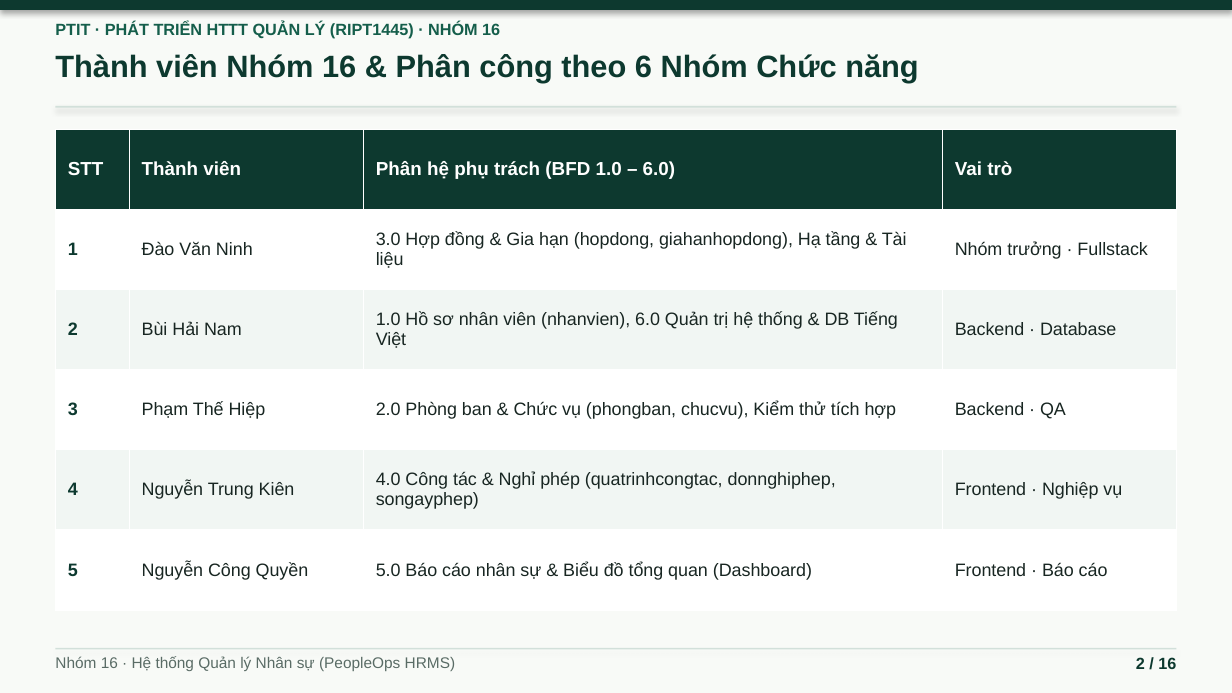
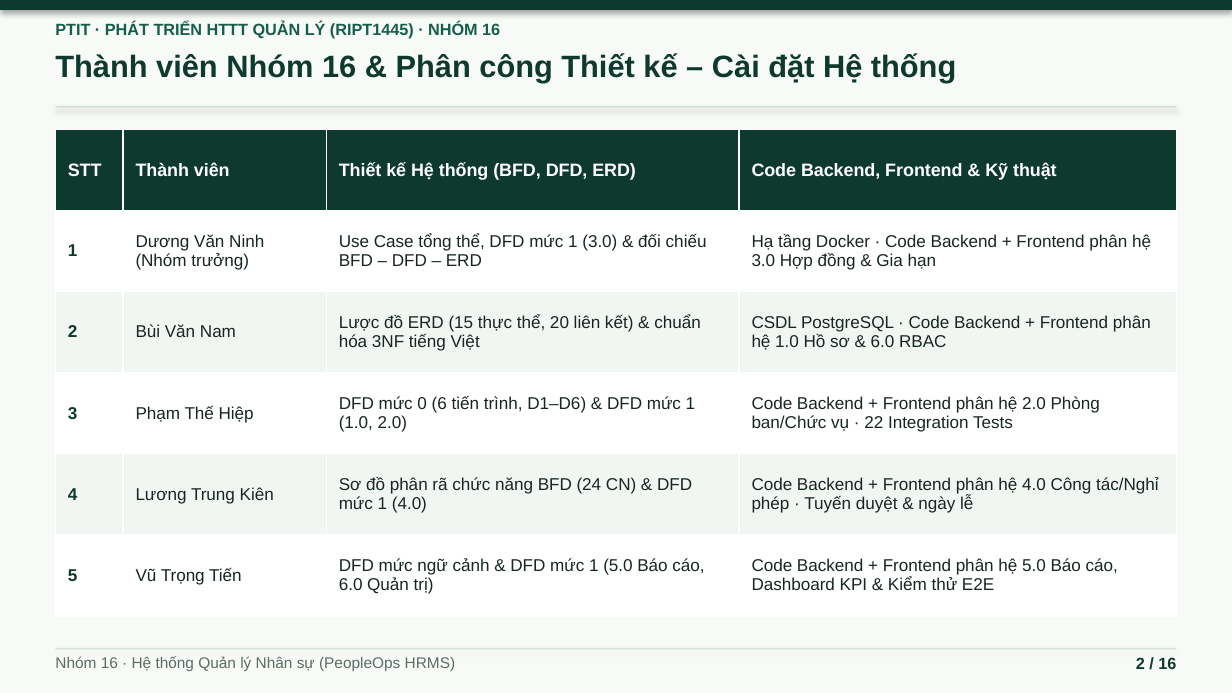
Before and after one commit to ninhduo263/human-resource-management-system, a slide deck: slide 2 of bao-cao/BAO_CAO_HTTTQL_Nhom16.pptx. Drawn at 1232x693 pixels with LibreOffice and Linux fonts; fonts in the diff are those of the drawing. Boxes give left, top, right and bottom in pixels: in the first picture for what was removed or moved away, otherwise in the second. Text is boxed around its words. In the diff, an @@ line names an element or a change of style, - is before the commit and + after.

Commit message:
docs: add balanced team assignment table to DOCX report and PPTX Slide 2

```diff
--- a/bao-cao/BAO_CAO_HTTTQL_Nhom16.pptx
+++ b/bao-cao/BAO_CAO_HTTTQL_Nhom16.pptx
@@ text at [55,53,956,83]: text changed @@
-Thành viên Nhóm 16 & Phân công theo 6 Nhóm Chức năng
+Thành viên Nhóm 16 & Phân công Thiết kế – Cài đặt Hệ thống
@@ table at [55,129,1177,616] @@
-row 1, column 3: Phân hệ phụ trách (BFD 1.0 – 6.0)
+row 1, column 3: Thiết kế Hệ thống (BFD, DFD, ERD)
-row 1, column 4: Vai trò
+row 1, column 4: Code Backend, Frontend & Kỹ thuật
-row 2: 1 | Đào Văn Ninh | 3.0 Hợp đồng & Gia hạn (hopdong, giahanhopdong), Hạ tầng & Tài liệu | Nhóm trưởng · Fullstack
+row 2: 1 | Dương Văn Ninh (Nhóm trưởng) | Use Case tổng thể, DFD mức 1 (3.0) & đối chiếu BFD – DFD – ERD | Hạ tầng Docker · Code Backend + Frontend phân hệ 3.0 Hợp đồng & Gia hạn
-row 3: 2 | Bùi Hải Nam | 1.0 Hồ sơ nhân viên (nhanvien), 6.0 Quản trị hệ thống & DB Tiếng Việt | Backend · Database
+row 3: 2 | Bùi Văn Nam | Lược đồ ERD (15 thực thể, 20 liên kết) & chuẩn hóa 3NF tiếng Việt | CSDL PostgreSQL · Code Backend + Frontend phân hệ 1.0 Hồ sơ & 6.0 RBAC
-row 4, column 3: 2.0 Phòng ban & Chức vụ (phongban, chucvu), Kiểm thử tích hợp
+row 4, column 3: DFD mức 0 (6 tiến trình, D1–D6) & DFD mức 1 (1.0, 2.0)
-row 4, column 4: Backend · QA
+row 4, column 4: Code Backend + Frontend phân hệ 2.0 Phòng ban/Chức vụ · 22 Integration Tests
-row 5: 4 | Nguyễn Trung Kiên | 4.0 Công tác & Nghỉ phép (quatrinhcongtac, donnghiphep, songayphep) | Frontend · Nghiệp vụ
+row 5: 4 | Lương Trung Kiên | Sơ đồ phân rã chức năng BFD (24 CN) & DFD mức 1 (4.0) | Code Backend + Frontend phân hệ 4.0 Công tác/Nghỉ phép · Tuyến duyệt & ngày lễ
-row 6: 5 | Nguyễn Công Quyền | 5.0 Báo cáo nhân sự & Biểu đồ tổng quan (Dashboard) | Frontend · Báo cáo
+row 6: 5 | Vũ Trọng Tiến | DFD mức ngữ cảnh & DFD mức 1 (5.0 Báo cáo, 6.0 Quản trị) | Code Backend + Frontend phân hệ 5.0 Báo cáo, Dashboard KPI & Kiểm thử E2E
@@ size 11 to 10.5 pt in "STT", "Thành viên" @@
@@ size 10.5 to 10 pt in "1", "2", "3", "Phạm Thế Hiệp" and 2 more places @@
```
Also in this commit, not shown: 1 other file.
